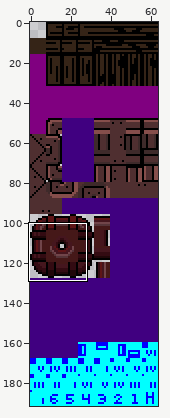
Two states of a sprite sheet, src/assets/level-tiles.png. The picture above shows the old version from afar; the outline marks the close-up.
Close-up. Earlier state:
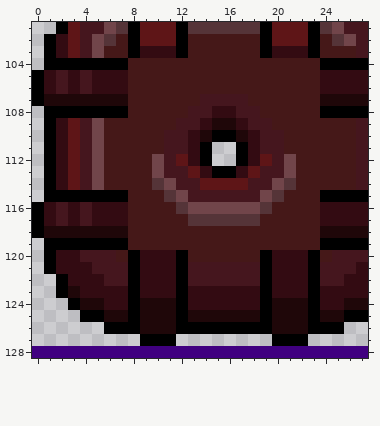
The file is 64x192 pixels. Colours within 5 levels of each other are drawn and written as one. Shown: x 0..27, y 101..128.
New version:
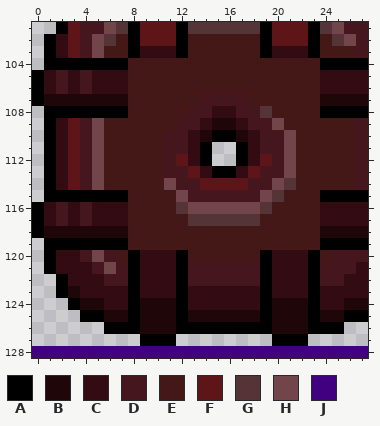
Palette (. is transparent): A #000000  B #1f0709  C #330b12  D #45161e  E #451818  F #5e1517  G #553438  H #71454a  J #400080
From old to new:
Colour G gives way to colour E in row 114 at x 10; in row 115 at x 11.
Colour H gives way to colour E in rows 112 to 113 at x 10.
Colour E gives way to colour G in row 108 at x 19.
Colour D gives way to colour H in row 120 at x 5; in row 121 at x 6.
Colour E gives way to colour H in row 109 at x 20; in rows 110 to 111 at x 21.
Pixel boxes of the changes (left, top, right, bottom) in both close-ups:
changed: (260, 106, 296, 154)
changed: (152, 154, 176, 202)
changed: (92, 250, 116, 274)
